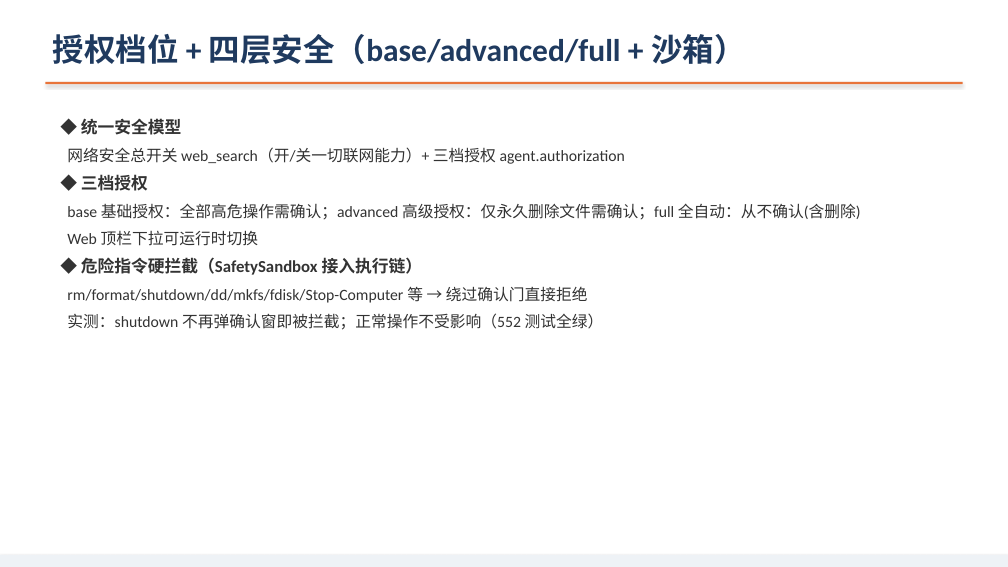
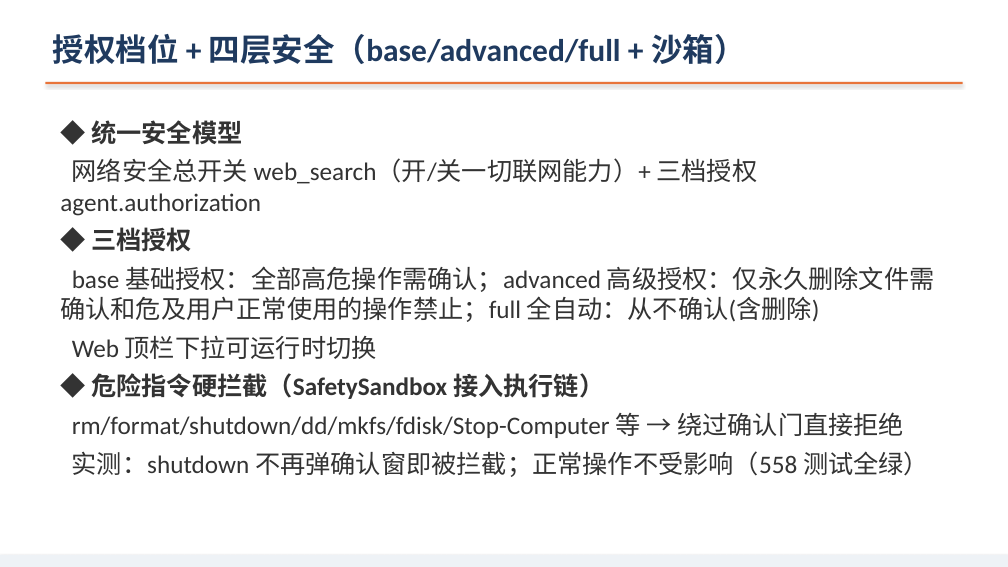
Before and after one commit to yurenhjh/miniyu, a slide deck: slide 23 of docs/第4组汇报PPT.pptx (slide 22 before the commit). Drawn at 1008x567 pixels with LibreOffice and Linux fonts; fonts in the diff are those of the drawing. Boxes give left, top, right and bottom in pixels: in the first picture for what was removed or moved away, otherwise in the second. Text is boxed around its words. In the diff, an @@ line names an element or a change of style, - is before the commit and + after.

```diff
--- a/docs/第4组汇报PPT.pptx
+++ b/docs/第4组汇报PPT.pptx
@@ text at (60,120,904,438): size 16 to 24 pt in "◆ 统一安全模型", "◆ 三档授权", "◆ 危险指令硬拦截（SafetySandbox 接入执行链）"; size 15 to 24 pt in "网络安全总开关 web_search（开/关一切联网能力）+ 三档授权 agent.authorization", "Web 顶栏下拉可运行时切换", "rm/format/shutdown/dd/mkfs/fdisk/Stop-Computer 等 → 绕过确认门直接拒绝" @@
@@ text at (60,266,935,322): text changed; size 15 to 24 pt @@
-base 基础授权：全部高危操作需确认；advanced 高级授权：仅永久删除文件需确认；full 全自动：从不确认(含删除)
+base 基础授权：全部高危操作需确认；advanced 高级授权：仅永久删除文件需确认和危及用户正常使用的操作禁止；full 全自动：从不确认(含删除)
@@ text at (72,451,929,477): text changed; size 15 to 24 pt @@
-实测：shutdown 不再弹确认窗即被拦截；正常操作不受影响（552 测试全绿）
+实测：shutdown 不再弹确认窗即被拦截；正常操作不受影响（558 测试全绿）
```
Also in this commit, not shown: 18 other slides changed, 2 slides added, 16 other files.
